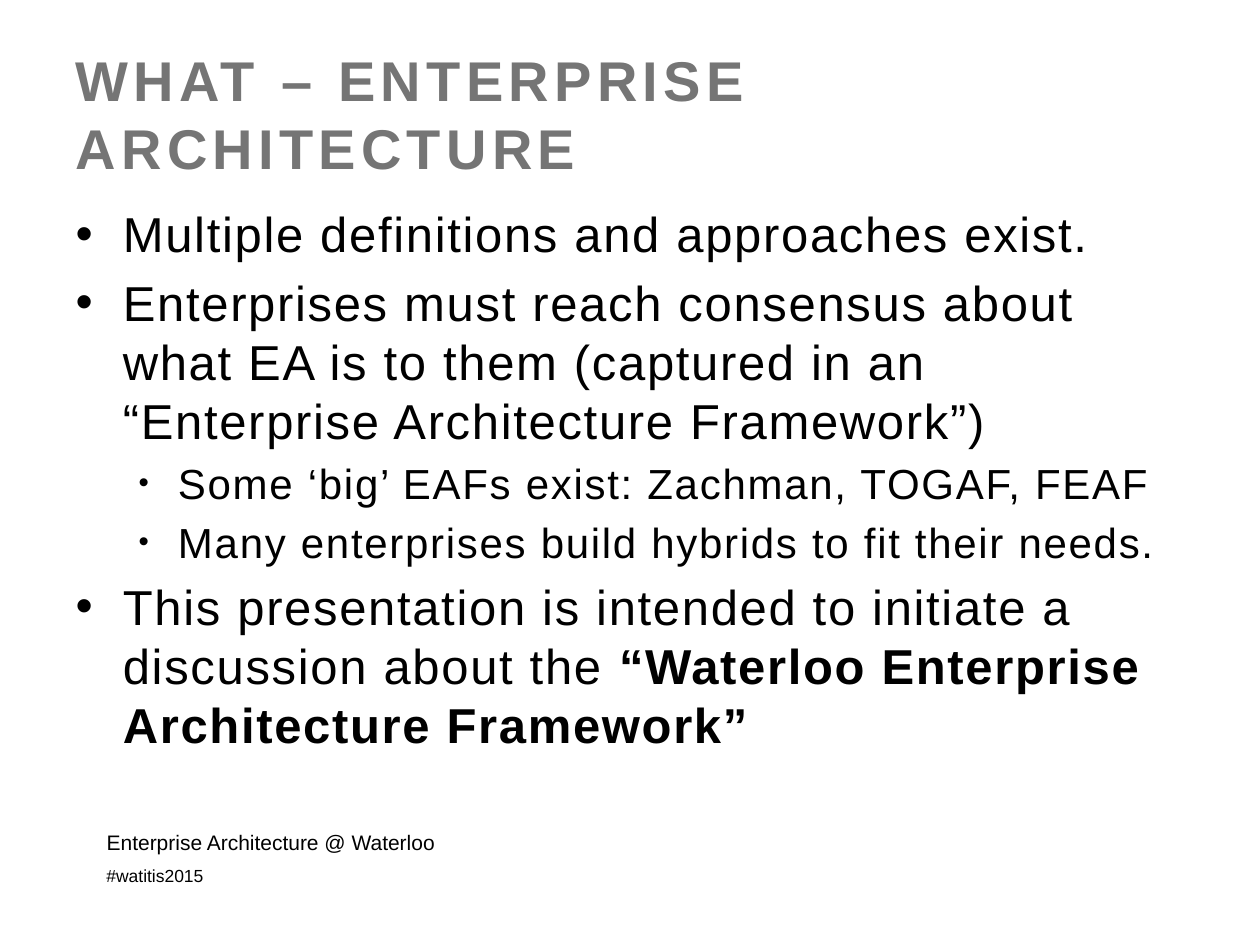
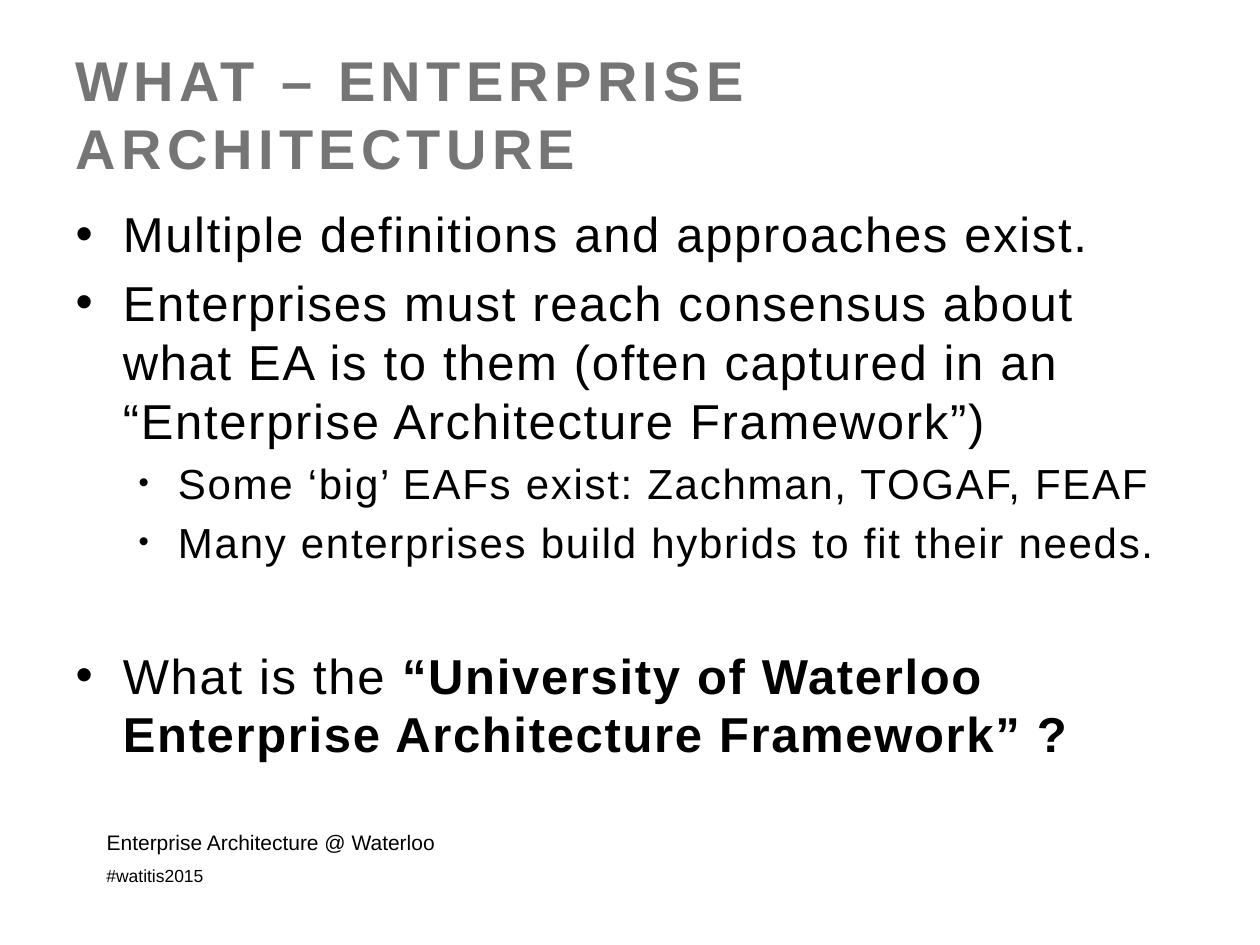
Before and after one commit to colinbellCA/presentation-istea-watitis2015, a slide deck: slide 19 of ISTEA-WatITis2015.pptx (slide 15 before the commit). Drawn at 1260x945 pixels with LibreOffice and Linux fonts; fonts in the diff are those of the drawing; background and template pictures are left out. Boxes give left, top, right and bottom in pixels: in the first picture for what was removed or moved away, otherwise in the second. Text is boxed around its words. In the diff, an @@ line names an element or a change of style, - is before the commit and + after.

```diff
--- a/ISTEA-WatITis2015.pptx
+++ b/ISTEA-WatITis2015.pptx
@@ text at bbox=[123, 285, 1072, 449]: text changed @@
-• Enterprises must reach consensus about what EA is to them (captured in an “Enterprise Architecture Framework”)
+• Enterprises must reach consensus about what EA is to them (often captured in an “Enterprise Architecture Framework”)
@@ text at bbox=[123, 658, 1020, 763]: text changed; bold on @@
-• This presentation is intended to initiate a discussion about the “Waterloo Enterprise Architecture Framework”
+• What is the “University of Waterloo Enterprise Architecture Framework” ?
```
Also in this commit, not shown: 9 other slides changed, 16 slides added, 3 other files.
